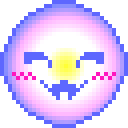
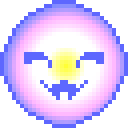
The second (128, 128) image is a revision of the first. Changes to its layers:
painted on "Layer 1" over [12, 72, 116, 80]
